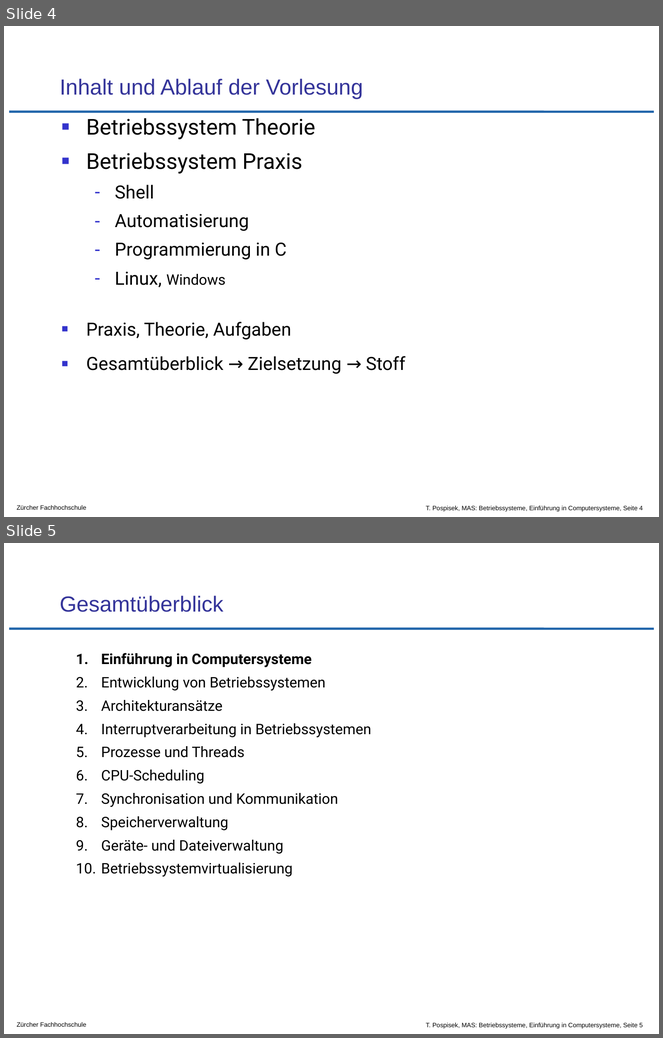
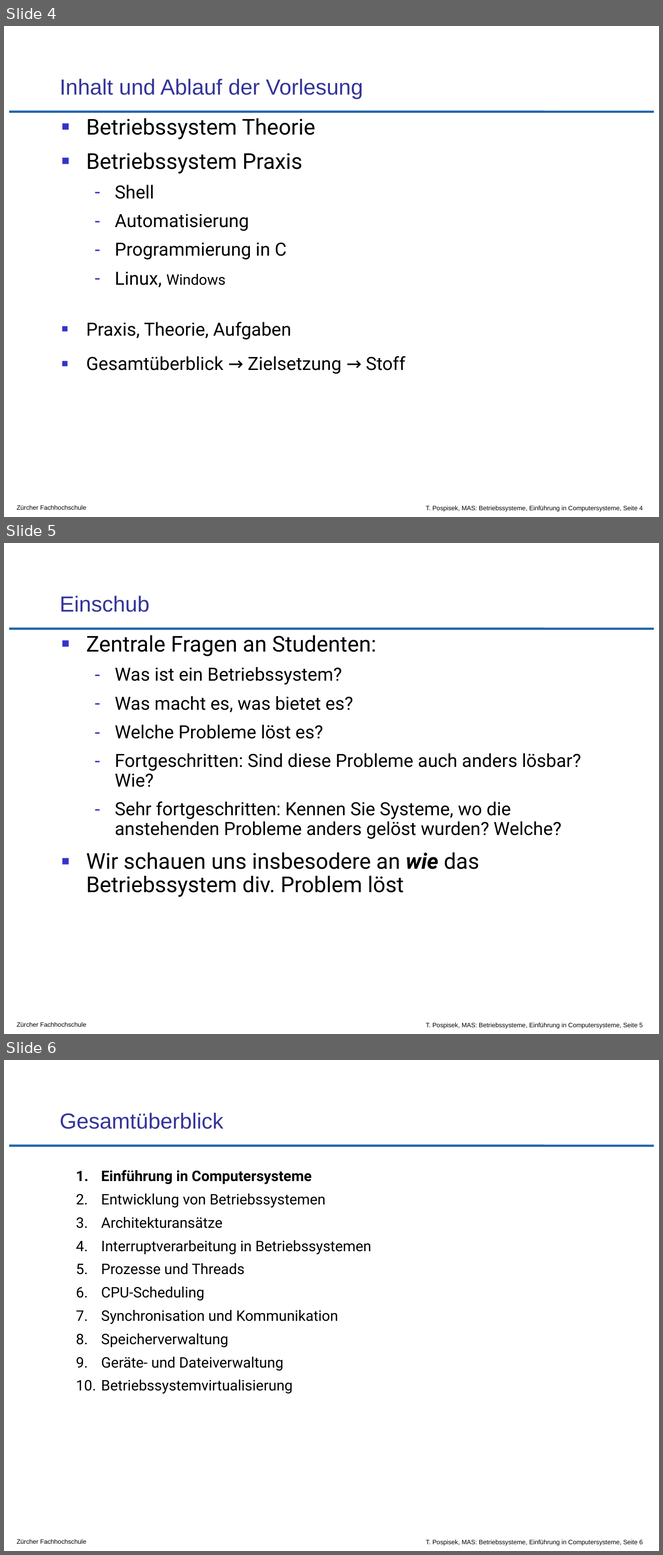
Before and after one commit to tpo/betriebssysteme, a slide deck: 01-1_Einführung_in_Computersysteme.odp. Shown one above the other, each under a label of ours: slides 4 and 5 before the commit, slides 4, 5 and 6 after it. The pictures are 663x1038 and 663x1555 pixels, drawn with LibreOffice and Linux fonts; fonts in the diff are those of the drawing; background and template pictures are left out. Boxes give left, top, right and bottom in pixels: in the first picture for what was removed or moved away, otherwise in the second. Text is boxed around its words. In the diff, an @@ line names an element or a change of style, - is before the commit and + after.

Commit message:
Einschub: Zentrale Fragen an Studis

```diff
--- a/01-1_Einführung_in_Computersysteme.odp
+++ b/01-1_Einführung_in_Computersysteme.odp
@@ slide 5 added at bbox=[4, 543, 659, 1034], background #FFFFFF; not listed: 3 template elements that a slide beside it also shows @@
@@ title added at bbox=[60, 596, 150, 612], 24 pt, text #333399 @@
+Einschub
@@ text added at bbox=[86, 635, 581, 897], 20 pt, text #000000 @@
+■ Zentrale Fragen an Studenten:
+  – Was ist ein Betriebssystem?
+  – Was macht es, was bietet es?
+  – Welche Probleme löst es?
+  – Fortgeschritten: Sind diese Probleme auch anders lösbar? Wie?
+  – Sehr fortgeschritten: Kennen Sie Systeme, wo die anstehenden Probleme anders gelöst wurden? Welche?
+■ Wir schauen uns insbesodere an wie das Betriebssystem div. Problem löst
@@ what was slide 5 is now slide 6 @@
```
